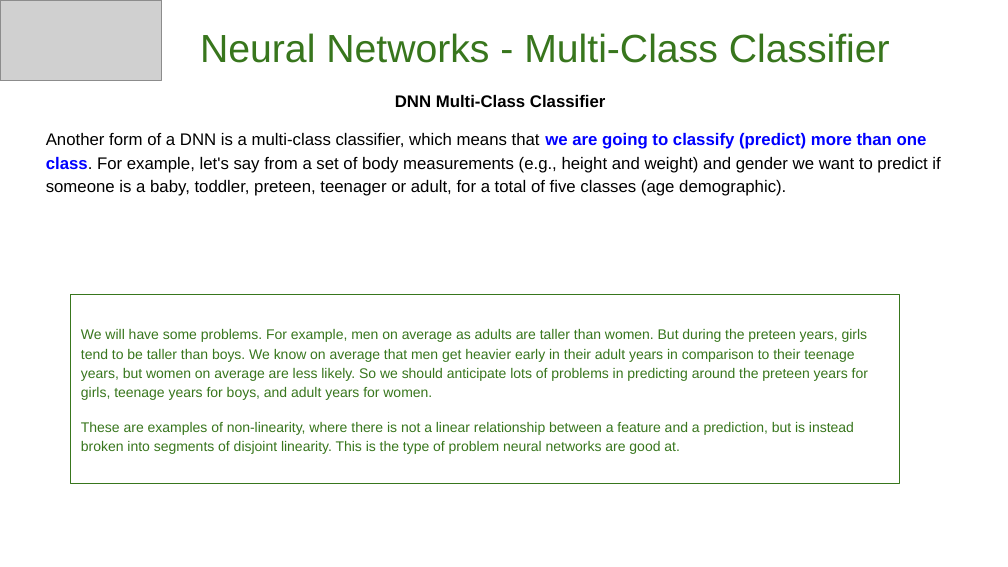
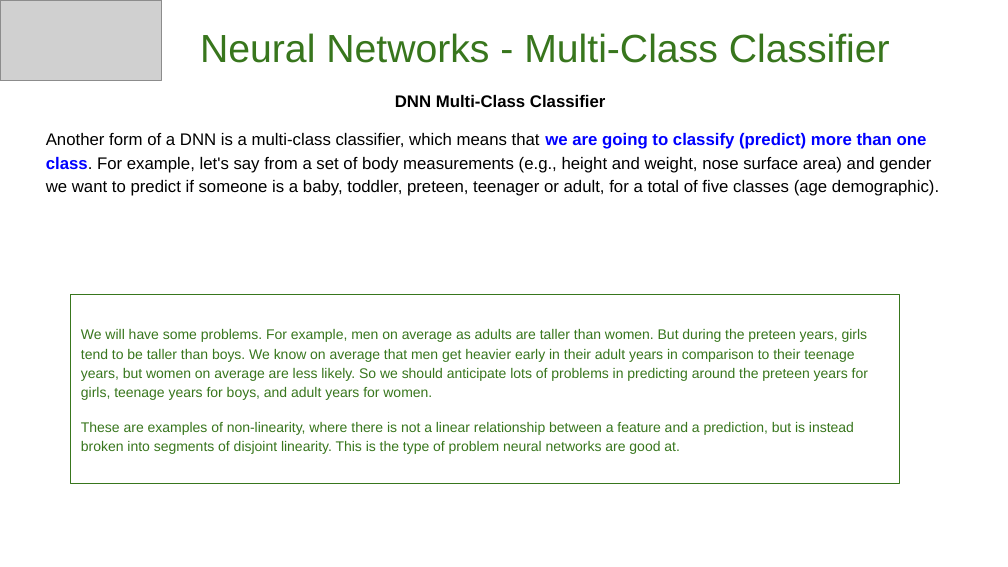
Before and after one commit to GoogleCloudPlatform/keras-idiomatic-programmer, a slide deck: slide 32 of books/deep-learning-design-patterns/Workshops/Novice/Deep Learning Design Patterns - Workshop - Chapter I.pptx. Drawn at 1008x567 pixels with LibreOffice and Linux fonts; fonts in the diff are those of the drawing; grey boxes stand for pictures. Boxes give left, top, right and bottom in pixels: in the first picture for what was removed or moved away, otherwise in the second. Text is boxed around its words. In the diff, an @@ line names an element or a change of style, - is before the commit and + after.

```diff
--- a/books/deep-learning-design-patterns/Workshops/Novice/Deep Learning Design Patterns - Workshop - Chapter I.pptx
+++ b/books/deep-learning-design-patterns/Workshops/Novice/Deep Learning Design Patterns - Workshop - Chapter I.pptx
@@ text at [46, 133, 939, 196]: text changed @@
-Another form of a DNN is a multi-class classifier, which means that we are going to classify (predict) more than one class. For example, let's say from a set of body measurements (e.g., height and weight) and gender we want to predict if someone is a baby, toddler, preteen, teenager or adult, for a total of five classes (age demographic).
+Another form of a DNN is a multi-class classifier, which means that we are going to classify (predict) more than one class. For example, let's say from a set of body measurements (e.g., height and weight, nose surface area) and gender we want to predict if someone is a baby, toddler, preteen, teenager or adult, for a total of five classes (age demographic).
```
Also in this commit, not shown: 1 other slide changed, 1 other file.
